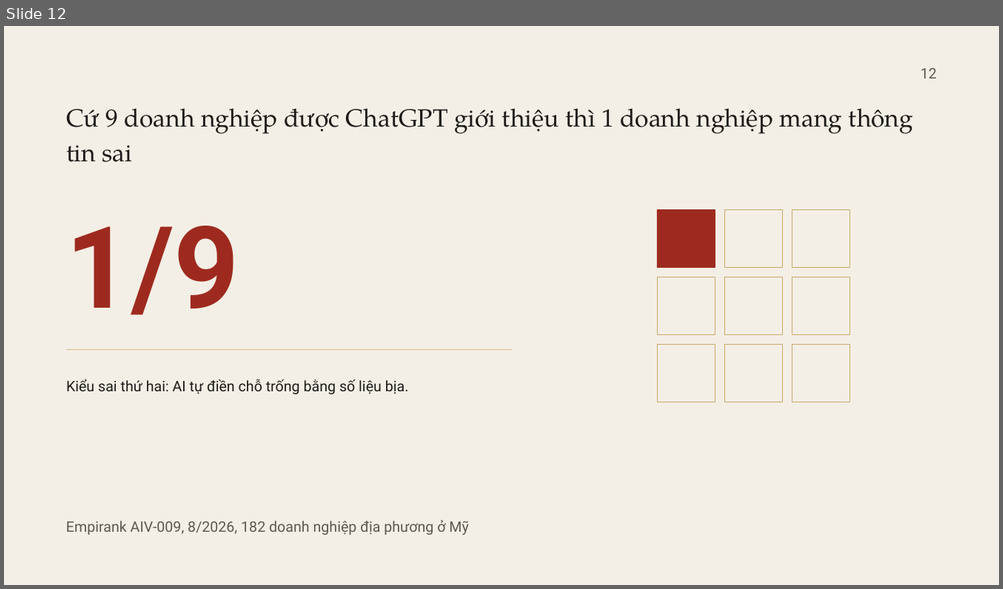
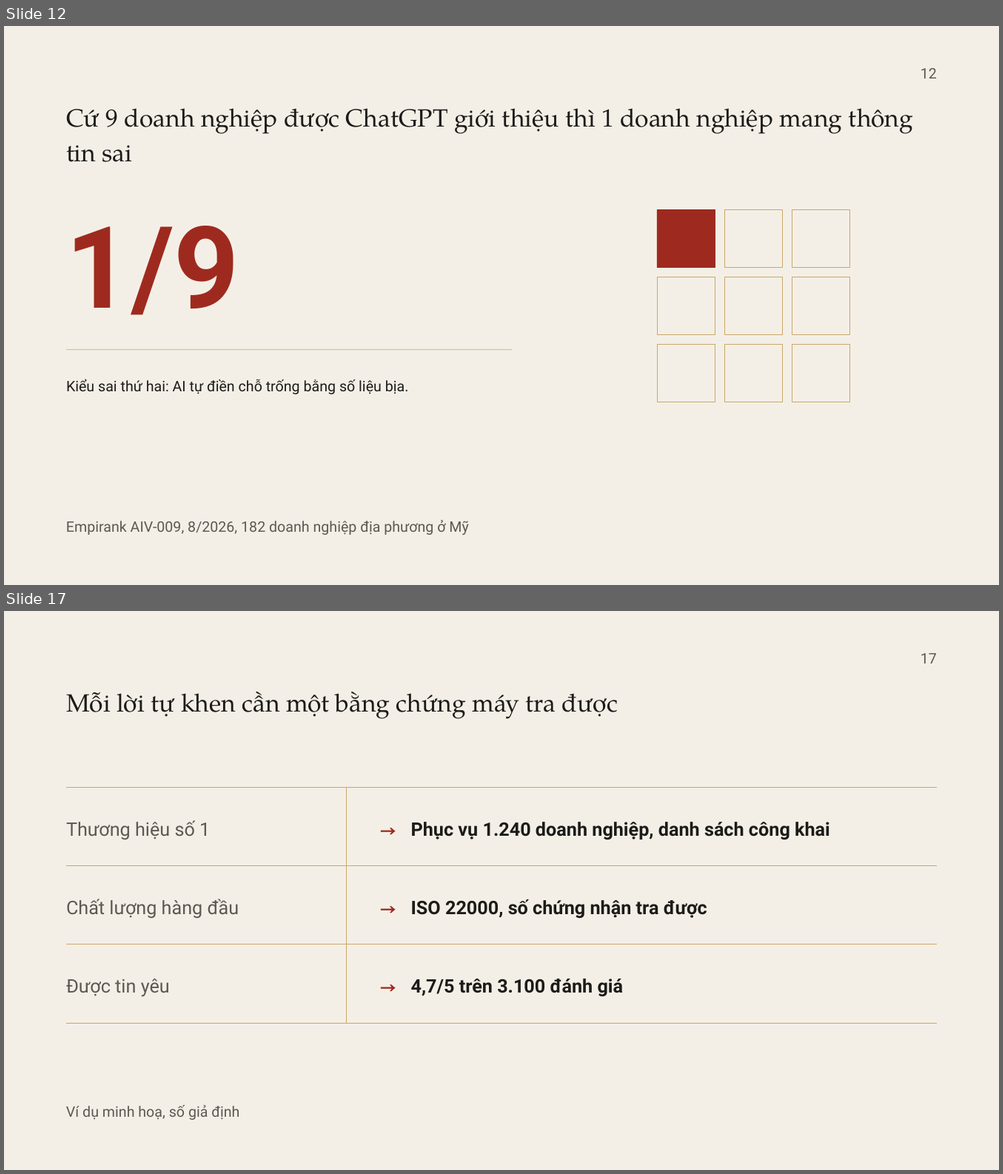
Before and after one commit to fyzdfyzd/linhx-engine, a slide deck: viec/lab130-slide-nhieu-vong/thiet-ke/v8/CSMO26_T21_v8.pptx. Shown one above the other, each under a label of ours: slide 12 before the commit, slides 12 and 17 after it; the slides between them are not shown. The pictures are 1003x589 and 1003x1174 pixels, drawn with LibreOffice and Linux fonts; fonts in the diff are those of the drawing. Boxes give left, top, right and bottom in pixels: in the first picture for what was removed or moved away, otherwise in the second. Text is boxed around its words. In the diff, an @@ line names an element or a change of style, - is before the commit and + after.

Commit message:
LAB130 v8: dựng đợt 3 (slide 13-18)

```diff
--- a/viec/lab130-slide-nhieu-vong/thiet-ke/v8/CSMO26_T21_v8.pptx
+++ b/viec/lab130-slide-nhieu-vong/thiet-ke/v8/CSMO26_T21_v8.pptx
@@ slide 17 added at <box>4,611,999,1170</box>, background #F4EFE6 @@
@@ text added at <box>920,653,936,664</box>, 14 pt, text #5C5852 @@
+17
@@ text added at <box>66,692,617,719</box>, 24 pt, text #1C1B19 @@
+Mỗi lời tự khen cần một bằng chứng máy tra được
@@ table added at <box>66,787,936,1024</box>, 3 rows, 2 columns @@
+Thương hiệu số 1 | → Phục vụ 1.240 doanh nghiệp, danh sách công khai
+Chất lượng hàng đầu | → ISO 22000, số chứng nhận tra được
+Được tin yêu | → 4,7/5 trên 3.100 đánh giá
@@ text added at <box>66,1105,239,1120</box>, 14 pt, text #5C5852 @@
+Ví dụ minh hoạ, số giả định
```
Also in this commit, not shown: 5 other slides added, 19 other files.
